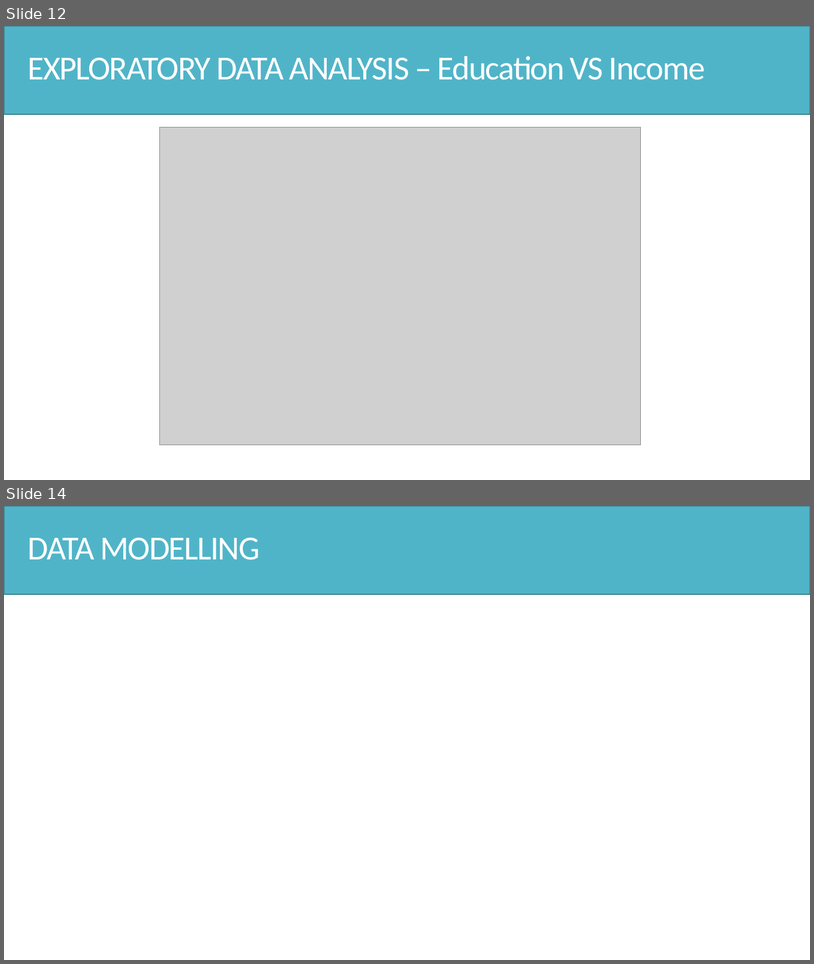
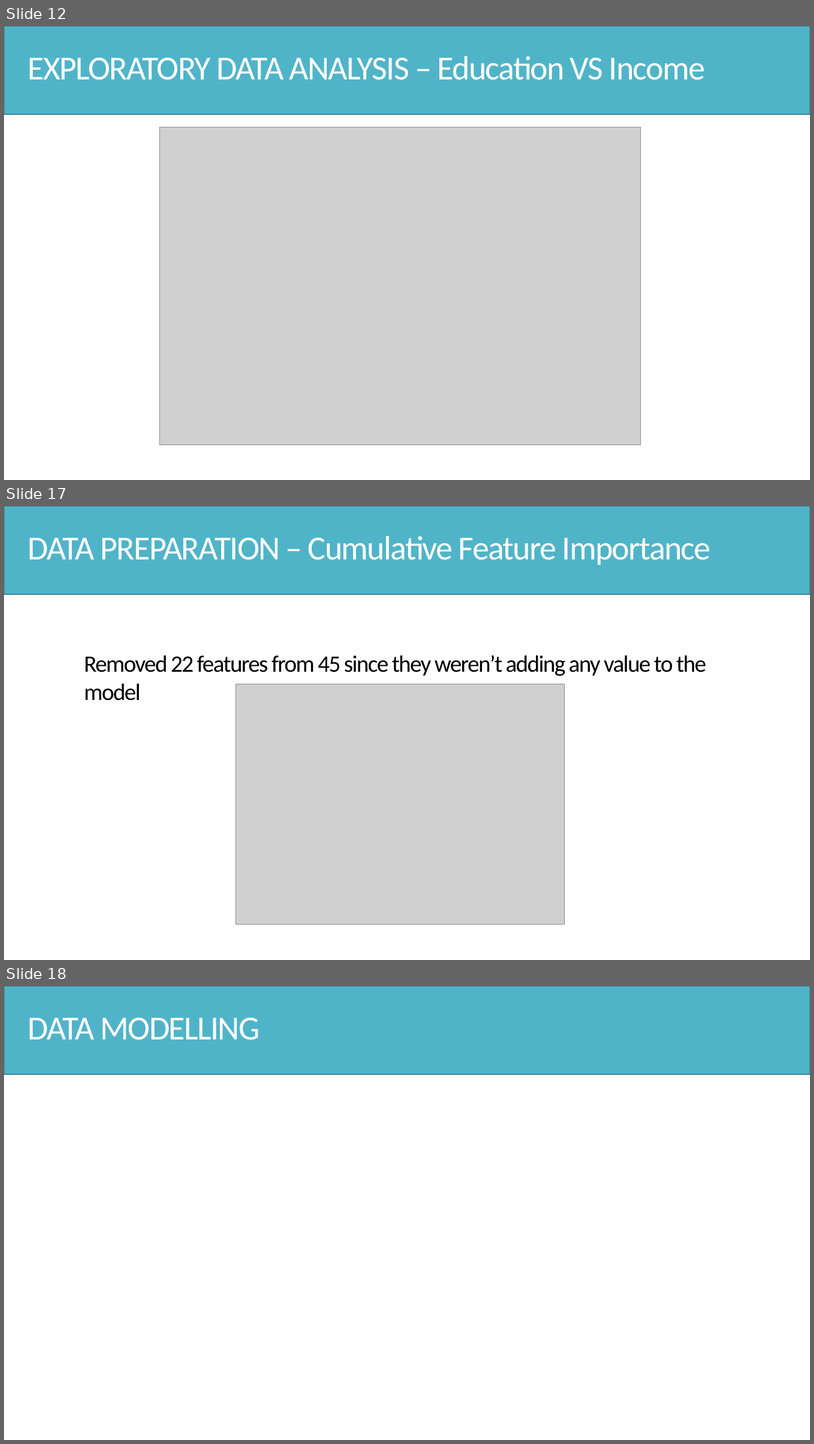
Before and after one commit to Hsgngr/dataiku_income_classification, a slide deck: Task_Presentation.pptx. Shown one above the other, each under a label of ours: slides 12 and 14 before the commit, slides 12, 17 and 18 after it; the slides between them are not shown. The pictures are 814x964 and 814x1444 pixels, drawn with LibreOffice and Linux fonts; fonts in the diff are those of the drawing; grey boxes stand for pictures. Boxes give left, top, right and bottom in pixels: in the first picture for what was removed or moved away, otherwise in the second. Text is boxed around its words. In the diff, an @@ line names an element or a change of style, - is before the commit and + after.

```diff
--- a/Task_Presentation.pptx
+++ b/Task_Presentation.pptx
@@ slide 17 added at (4, 506, 810, 960), background #FFFFFF @@
@@ rectangle added at (4, 506, 810, 594), fill #50B4C8, outline #3B8594 1 pt @@
@@ text added at (27, 536, 711, 565), 40 pt, text #FFFFFF @@
+DATA PREPARATION – Cumulative Feature Importance
@@ text added at (84, 655, 707, 700), 28 pt, text #000000 @@
+Removed 22 features from 45 since they weren’t adding any value to the model
@@ picture added at (236, 684, 565, 924) @@
@@ what was slide 14 is now slide 18 @@
```
Also in this commit, not shown: 4 other slides added, 3 slides removed.
